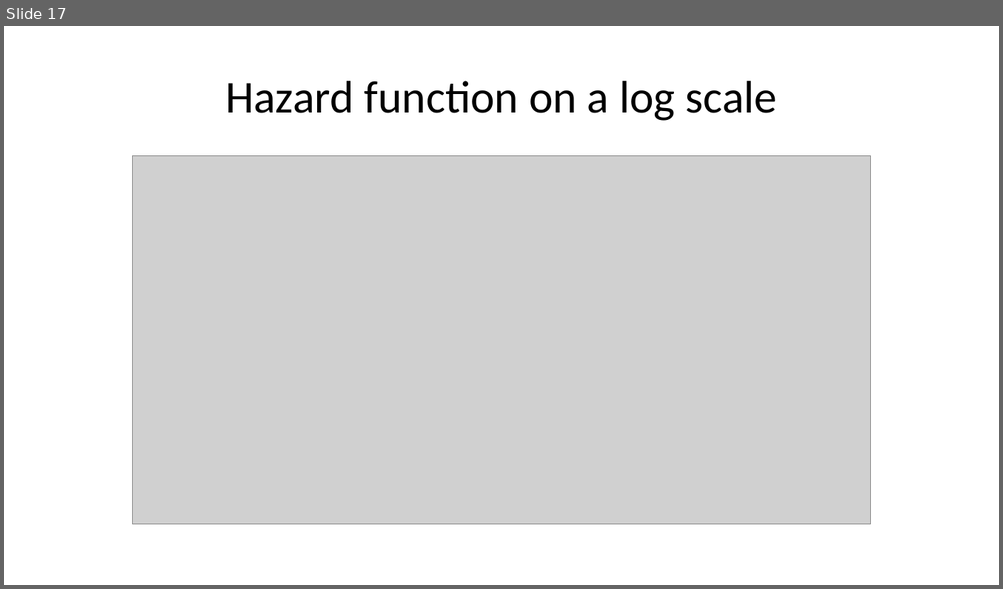
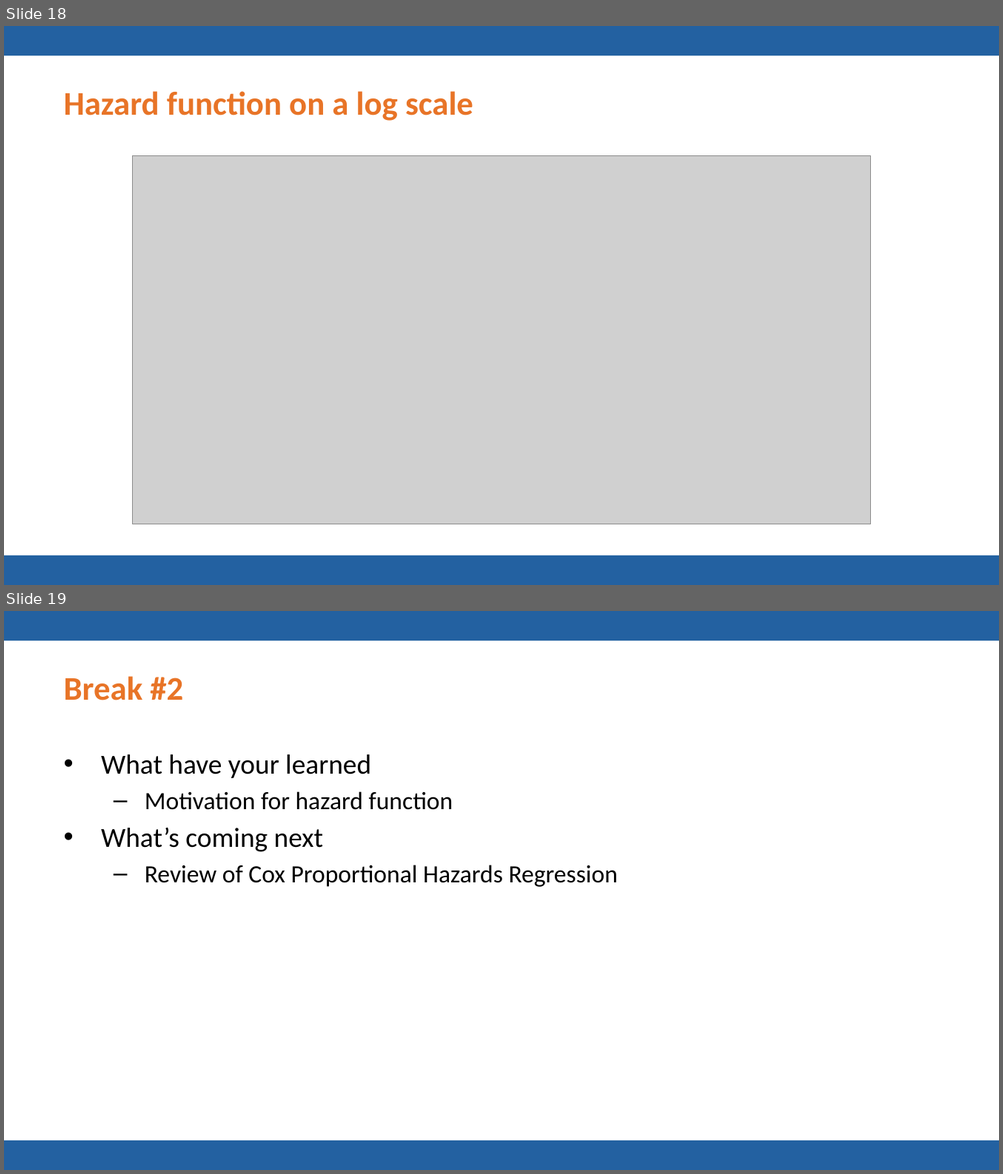
Before and after one commit to pmean/talks, a slide deck: frailty/frailty.pptx. Shown one above the other, each under a label of ours: slide 17 before the commit, slides 18 and 19 after it. The pictures are 1003x589 and 1003x1174 pixels, drawn with LibreOffice and Linux fonts; fonts in the diff are those of the drawing; grey boxes stand for pictures; background and template pictures are left out. Boxes give left, top, right and bottom in pixels: in the first picture for what was removed or moved away, otherwise in the second. Text is boxed around its words. In the diff, an @@ line names an element or a change of style, - is before the commit and + after.

```diff
--- a/frailty/frailty.pptx
+++ b/frailty/frailty.pptx
@@ slide 19 added at <box>4,611,999,1170</box>, background #FFFFFF; not listed: 2 template elements that a slide beside it also shows @@
@@ title added at <box>64,676,183,701</box>, 24 pt, text #E87427, bold @@
+Break #2
@@ text added at <box>101,755,617,887</box>, 18 pt, text #000000 @@
+• What have your learned
+  – Motivation for hazard function
+• What’s coming next
+  – Review of Cox Proportional Hazards Regression
@@ what was slide 17 is now slide 18 @@
@@ slide 18 changed as well @@
@@ rectangle added at <box>4,26,999,56</box>, fill #2361A1 @@
@@ title "Hazard function on a log ...": place and size @@
-title "Hazard function on a log ..." at <box>225,81,777,121</box>
+title "Hazard function on a log ..." at <box>64,91,473,121</box>
@@ title "Hazard function on a log ..." at <box>64,91,473,121</box>: size 33 to 24 pt, text colour #000000 to #E87427, bold on; alignment centre to left @@
@@ rectangle added at <box>4,556,999,585</box>, fill #2361A1 @@
```
Also in this commit, not shown: 54 other slides changed, 9 other slides added, 3 slides removed, 1 other file.
